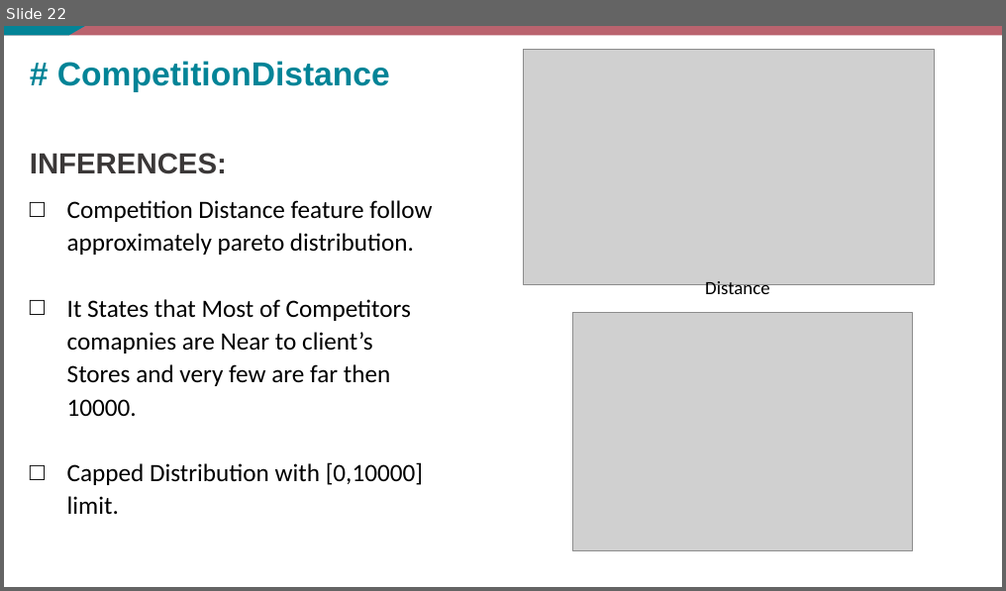
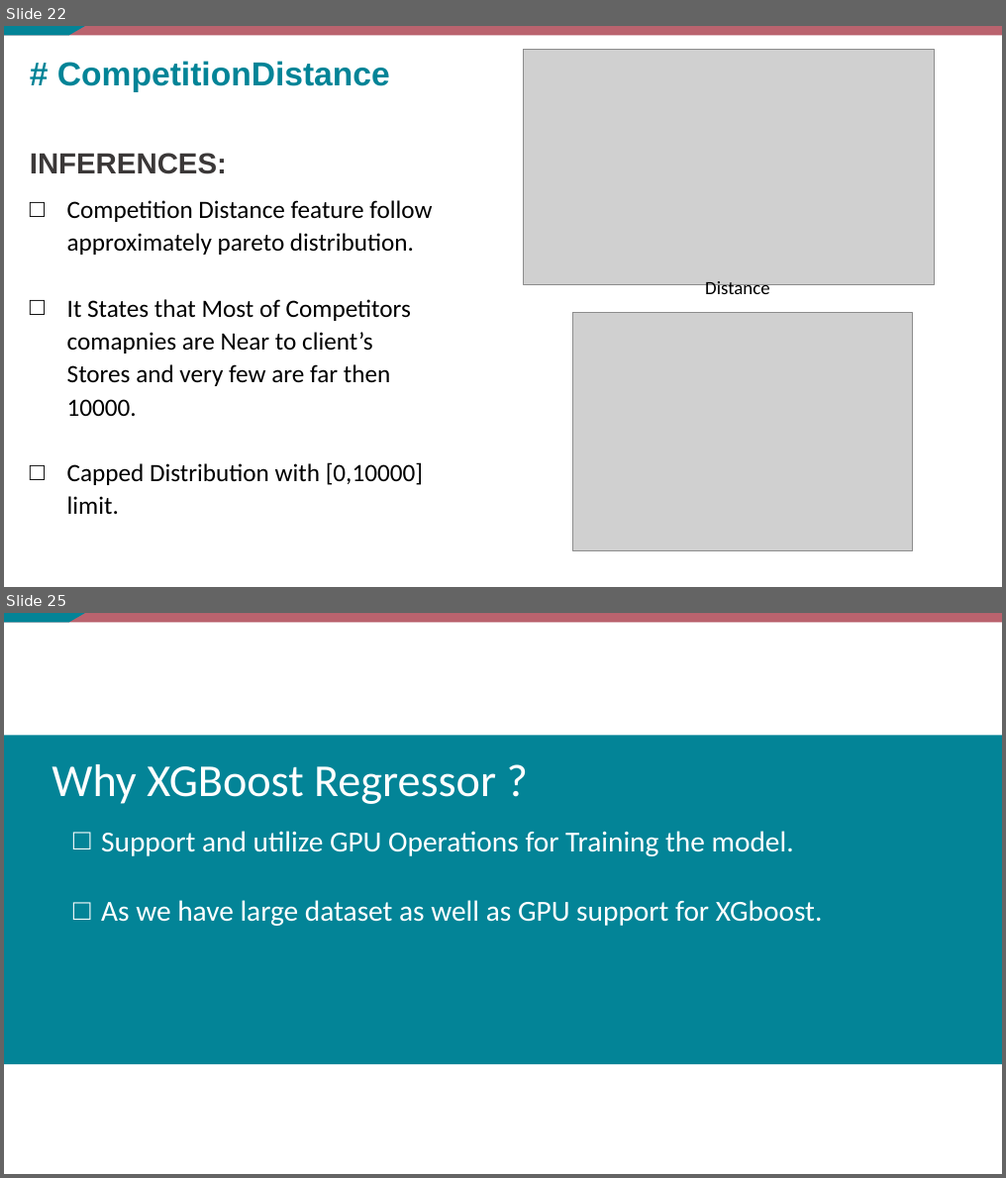
Before and after one commit to akesh-0909/Sales-Analysis-and-forecasting, a slide deck: BUSINESS REPORTS.pptx. Shown one above the other, each under a label of ours: slide 22 before the commit, slides 22 and 25 after it; the slides between them are not shown. The pictures are 1006x591 and 1006x1178 pixels, drawn with LibreOffice and Linux fonts; fonts in the diff are those of the drawing; grey boxes stand for pictures. Boxes give left, top, right and bottom in pixels: in the first picture for what was removed or moved away, otherwise in the second. Text is boxed around its words. In the diff, an @@ line names an element or a change of style, - is before the commit and + after.

```diff
--- a/BUSINESS REPORTS.pptx
+++ b/BUSINESS REPORTS.pptx
@@ slide 25 added at (x1=4, y1=613, x2=1002, y2=1174), background #FFFFFF; not listed: 2 template elements that a slide beside it also shows @@
@@ rectangle added at (x1=4, y1=735, x2=1002, y2=1064), fill #038497 @@
@@ text added at (x1=52, y1=764, x2=496, y2=804), 44 pt, text #FFFFFF @@
+Why XGBoost Regressor ?
@@ text added at (x1=101, y1=831, x2=823, y2=926), 28 pt, text #FFFFFF @@
+□ Support and utilize GPU Operations for Training the model.
+□ As we have large dataset as well as GPU support for XGboost.
@@ ellipse added at (x1=997, y1=848, x2=1002, y2=953), fill #038497 @@
```
Also in this commit, not shown: 2 slides changed, 5 other slides added, 18 slides removed.
